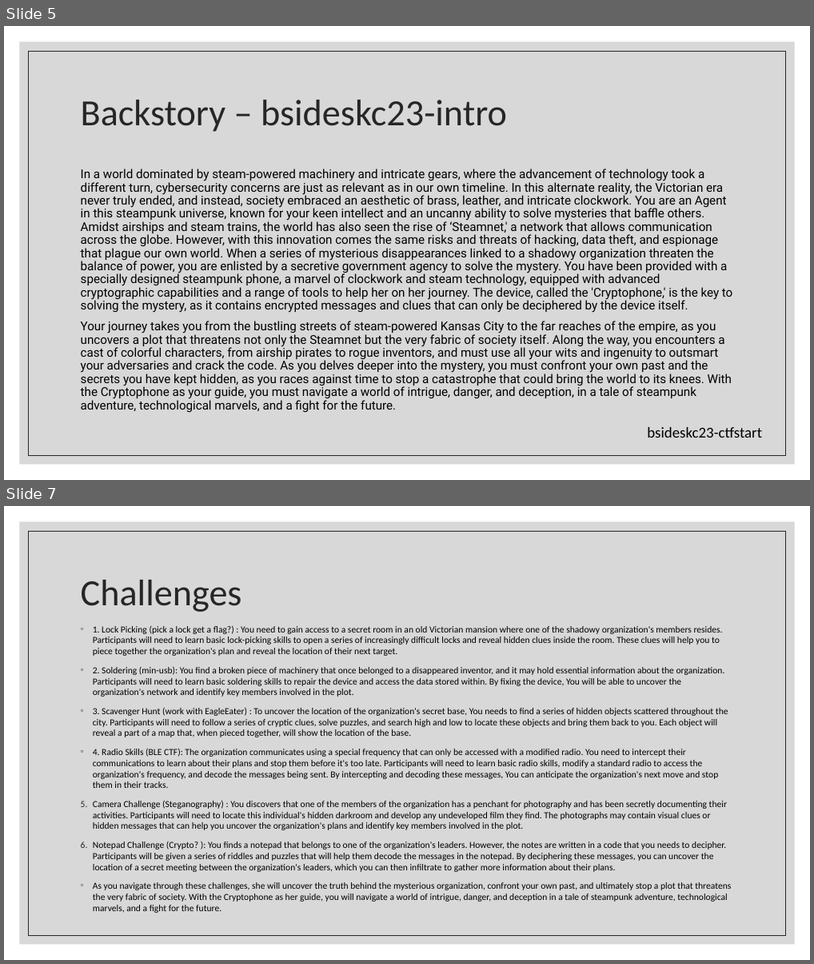
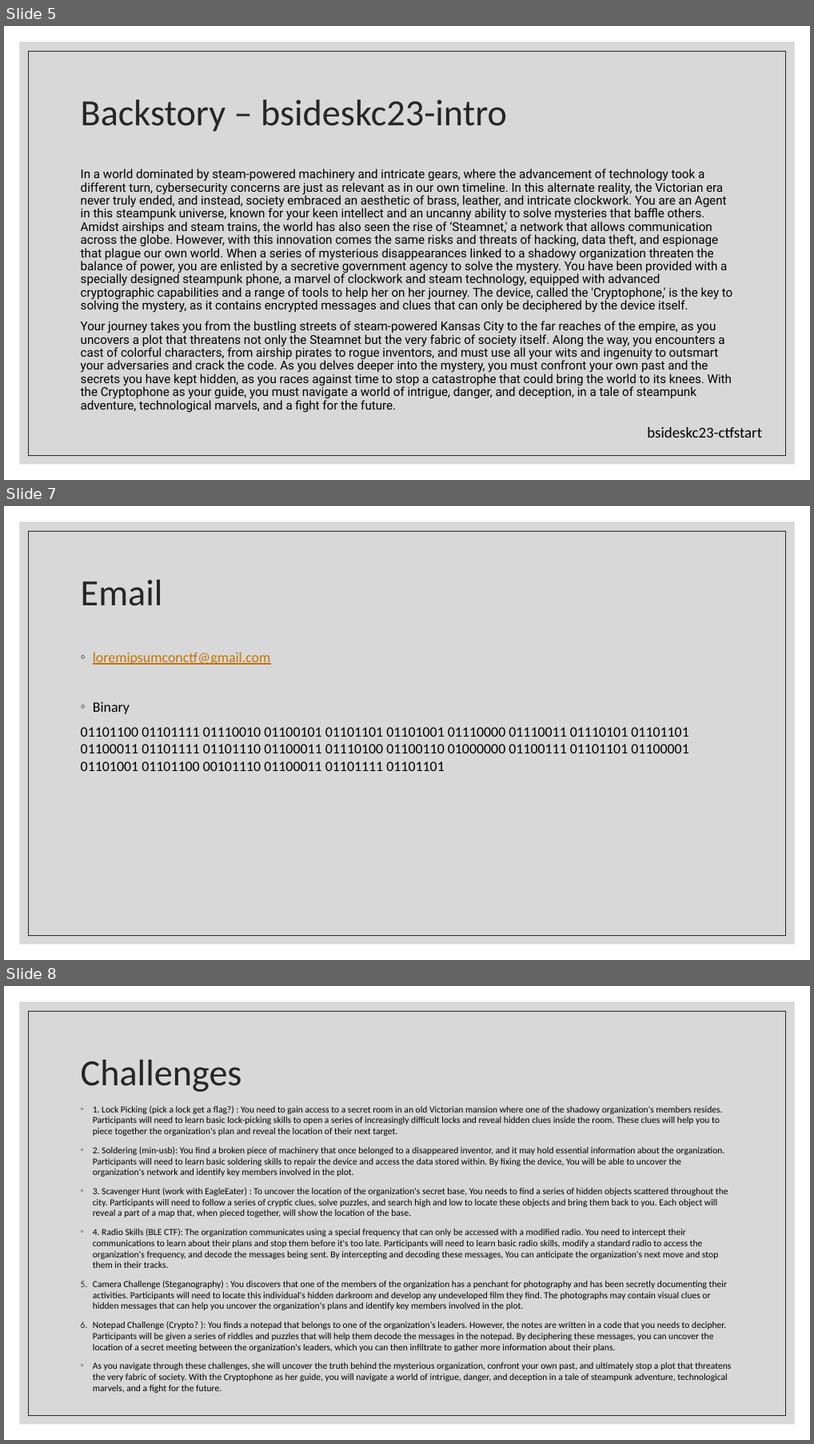
Before and after one commit to BadgePiratesLLC/BSidesKC_2023, a slide deck: CTF/BsidesKC 2023 Badge CTF.pptx. Shown one above the other, each under a label of ours: slides 5 and 7 before the commit, slides 5, 7 and 8 after it; the slides between them are not shown. The pictures are 814x964 and 814x1444 pixels, drawn with LibreOffice and Linux fonts; fonts in the diff are those of the drawing. Boxes give left, top, right and bottom in pixels: in the first picture for what was removed or moved away, otherwise in the second. Text is boxed around its words. In the diff, an @@ line names an element or a change of style, - is before the commit and + after.

```diff
--- a/CTF/BsidesKC 2023 Badge CTF.pptx
+++ b/CTF/BsidesKC 2023 Badge CTF.pptx
@@ slide 7 added at (4,506,810,960), background #FFFFFF; not listed: 2 template elements that a slide beside it also shows @@
@@ title added at (81,580,163,606), 44 pt, text #262626 @@
+Email
@@ text added at (81,652,689,771), 17 pt, text #000000 @@
+◦ loremipsumconctf@gmail.com
+◦ Binary
+01101100 01101111 01110010 01100101 01101101 01101001 01110000 01110011 01110101 01101101 01100011 01101111 01101110 01100011 01110100 01100110 01000000 01100111 01101101 01100001 01101001 01101100 00101110 01100011 01101111 01101101
@@ what was slide 7 is now slide 8 @@
```
Also in this commit, not shown: 1 slide changed, 1 other slide added, 26 other files.
